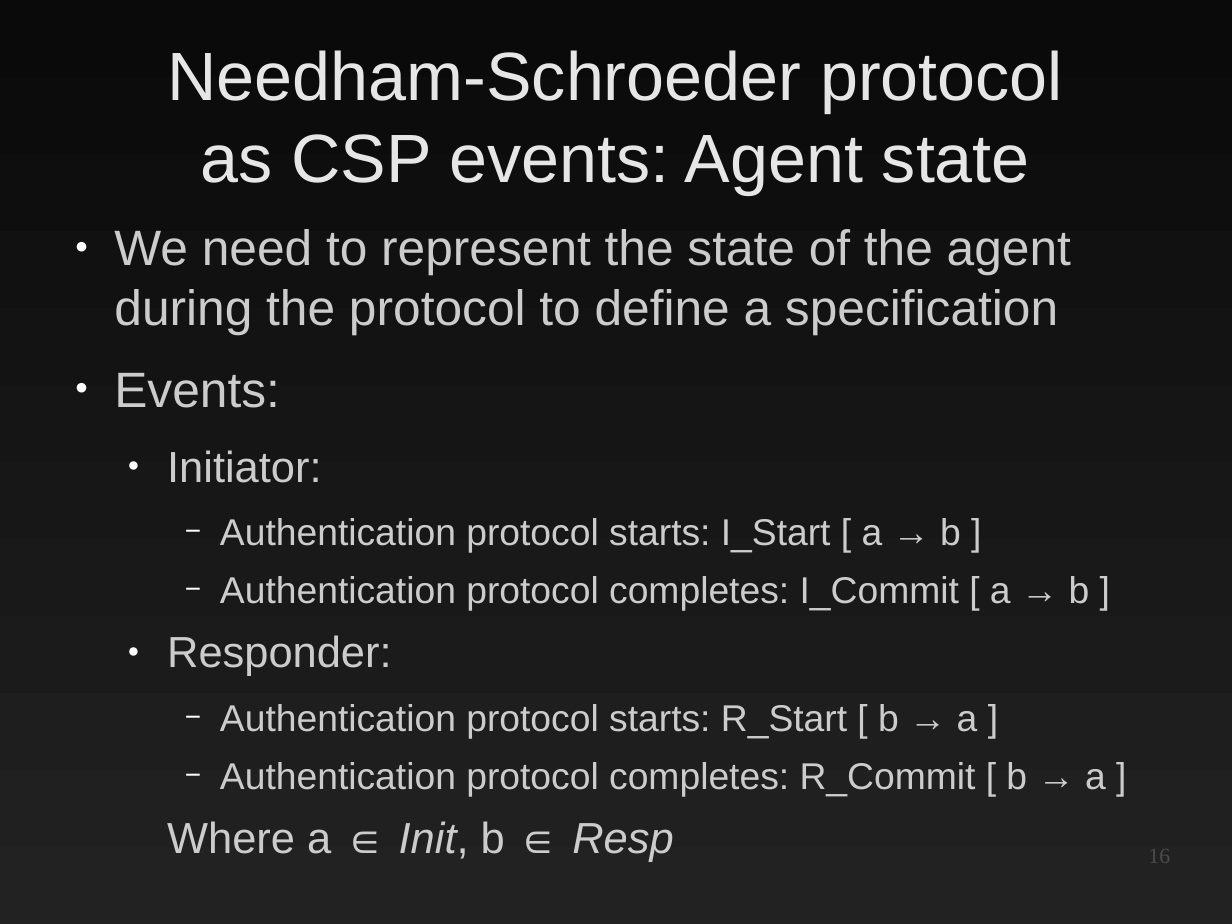
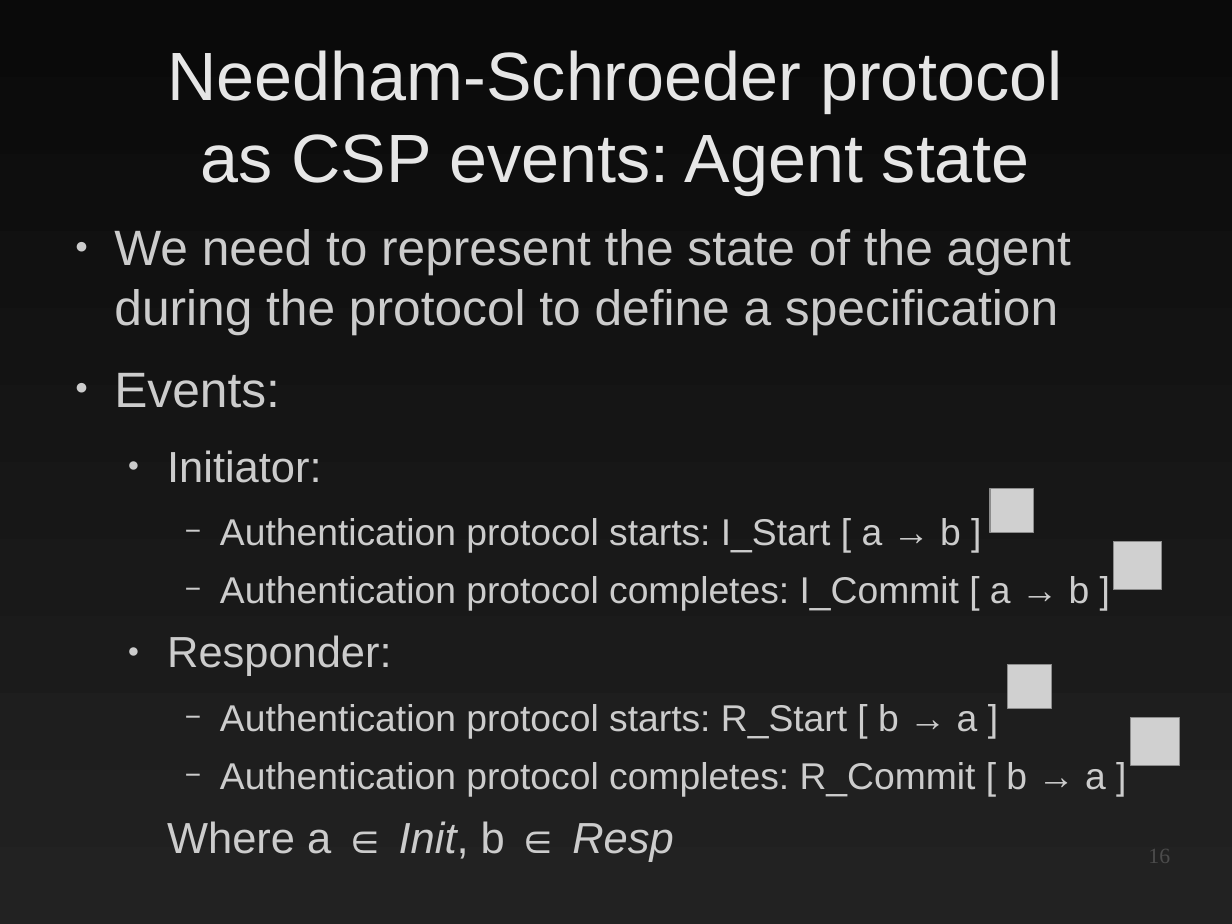
Before and after one commit to EtiennePerot/cs525p, a slide deck: slide 16 of Presentation.odp. Drawn at 1232x924 pixels with LibreOffice and Linux fonts; fonts in the diff are those of the drawing; grey boxes stand for pictures. Boxes give left, top, right and bottom in pixels: in the first picture for what was removed or moved away, otherwise in the second. Text is boxed around its words. In the diff, an @@ line names an element or a change of style, - is before the commit and + after.

```diff
--- a/Presentation.odp
+++ b/Presentation.odp
@@ text at [114, 229, 1106, 797]: bullet colour #FFFFFF to #CCCCCC @@
@@ picture added at [991, 489, 1034, 532] @@
@@ picture added at [1113, 541, 1162, 589] @@
@@ picture added at [1008, 664, 1052, 708] @@
@@ picture added at [1131, 718, 1179, 766] @@
```
Also in this commit, not shown: 24 other slides changed, 6 slides added, 4 other files.
